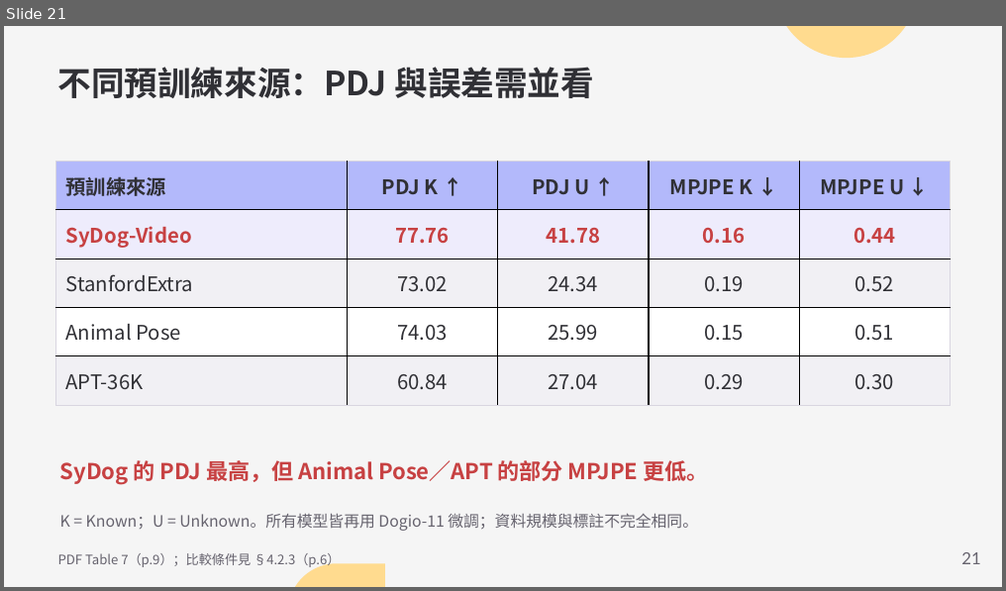
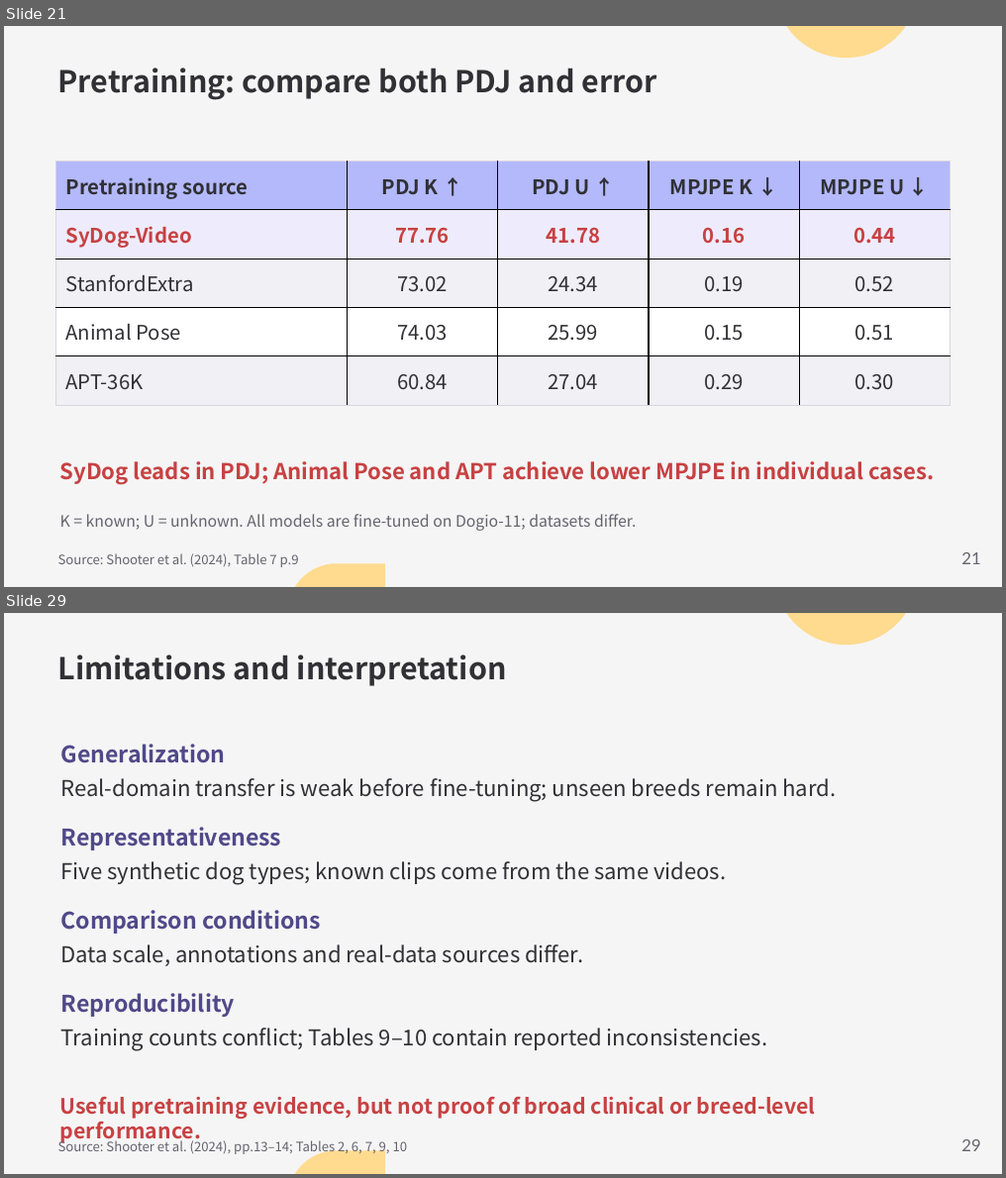
Before and after one commit to Funji713/presentation-design-pro, a slide deck: examples/sydog-video/SyDog-Video.pptx. Shown one above the other, each under a label of ours: slide 21 before the commit, slides 21 and 29 after it; the slides between them are not shown. The pictures are 1006x591 and 1006x1178 pixels, drawn with LibreOffice and Linux fonts; fonts in the diff are those of the drawing. Boxes give left, top, right and bottom in pixels: in the first picture for what was removed or moved away, otherwise in the second. Text is boxed around its words. In the diff, an @@ line names an element or a change of style, - is before the commit and + after.

```diff
--- a/examples/sydog-video/SyDog-Video.pptx
+++ b/examples/sydog-video/SyDog-Video.pptx
@@ slide 29 added at (4,613,1002,1174), background #F5F5F5; not listed: 2 template elements that a slide beside it also shows @@
@@ text added at (58,655,507,686), 21.8 pt, text #303035, bold @@
+Limitations and interpretation
@@ text added at (61,744,226,763), 16.5 pt, text #514889, bold @@
+Generalization
@@ text added at (61,778,836,802), 15.8 pt, text #303035 @@
+Real-domain transfer is weak before fine-tuning; unseen breeds remain hard.
@@ text added at (61,827,282,851), 16.5 pt, text #514889, bold @@
+Representativeness
@@ text added at (61,861,726,885), 15.8 pt, text #303035 @@
+Five synthetic dog types; known clips come from the same videos.
@@ text added at (61,910,321,934), 16.5 pt, text #514889, bold @@
+Comparison conditions
@@ text added at (61,945,583,966), 15.8 pt, text #303035 @@
+Data scale, annotations and real-data sources differ.
@@ text added at (61,993,235,1017), 16.5 pt, text #514889, bold @@
+Reproducibility
@@ text added at (61,1028,767,1052), 15.8 pt, text #303035 @@
+Training counts conflict; Tables 9–10 contain reported inconsistencies.
@@ text added at (60,1096,815,1145), 15.2 pt, text #C74142, bold @@
+Useful pretraining evidence, but not proof of broad clinical or breed-level performance.
@@ text added at (58,1138,408,1156), 9.4 pt, text #66636E @@
+Source: Shooter et al. (2024), pp.13–14; Tables 2, 6, 7, 9, 10
@@ text added at (961,1140,980,1152), 12 pt, text #66636E @@
+29
@@ slide 21 changed as well @@
@@ text at (58,68,657,100): text changed; size 24 to 21.8 pt @@
-不同預訓練來源：PDJ 與誤差需並看
+Pretraining: compare both PDJ and error
@@ table at (55,161,950,405) @@
-row 1, column 1: 預訓練來源
+row 1, column 1: Pretraining source
@@ text at (60,462,935,485): text changed @@
-SyDog 的 PDJ 最高，但 Animal Pose／APT 的部分 MPJPE 更低。
+SyDog leads in PDJ; Animal Pose and APT achieve lower MPJPE in individual cases.
@@ text at (60,514,636,531): text changed @@
-K = Known；U = Unknown。所有模型皆再用 Dogio-11 微調；資料規模與標註不完全相同。
+K = known; U = unknown. All models are fine-tuned on Dogio-11; datasets differ.
@@ text at (58,554,299,568): text changed @@
-PDF Table 7（p.9）；比較條件見 §4.2.3（p.6）
+Source: Shooter et al. (2024), Table 7 p.9
```
Also in this commit, not shown: 21 other slides changed, 8 other slides added, 9 slides removed, 5 other files.
